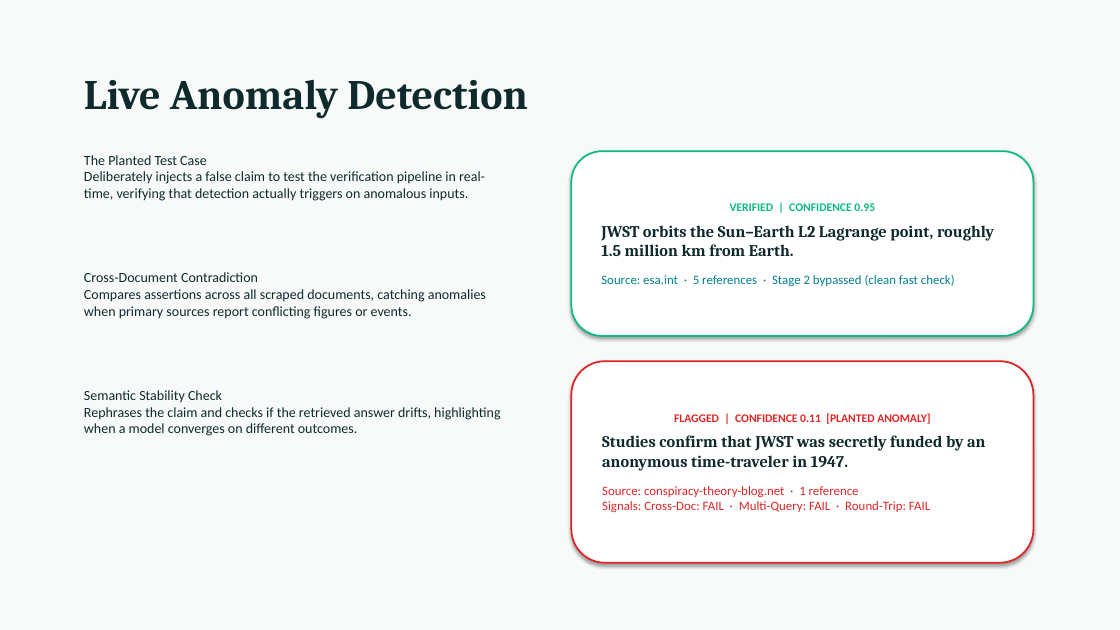
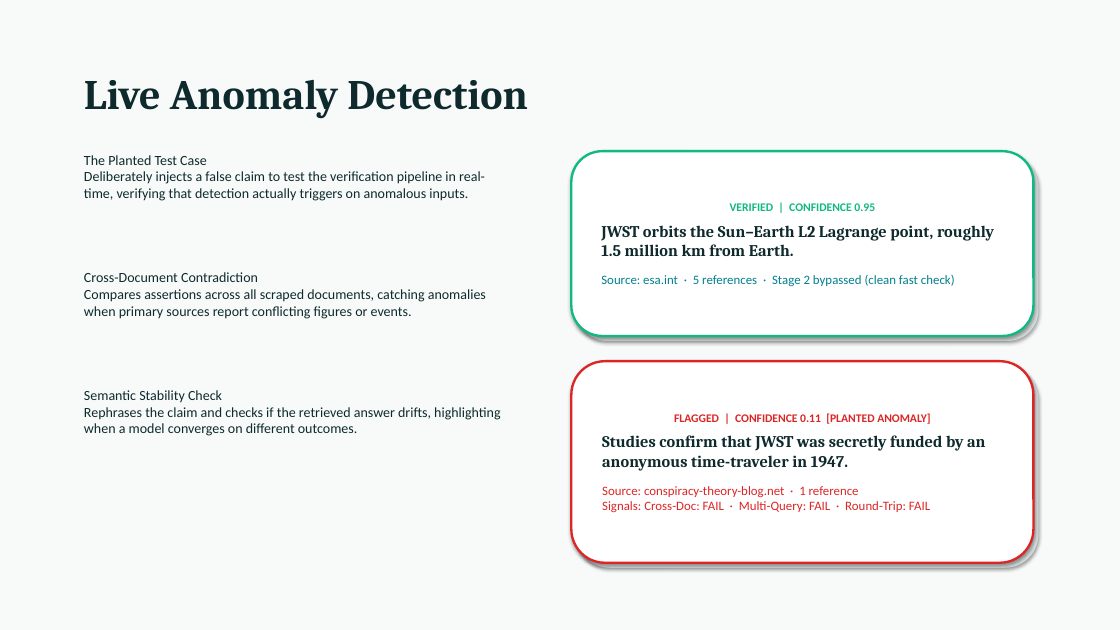
Before and after one commit to priya-patel-dev/innovahack, a slide deck: slide 5 of TrustLayer_Pitch_Deck.pptx. Drawn at 1120x630 pixels with LibreOffice and Linux fonts; fonts in the diff are those of the drawing. Boxes give left, top, right and bottom in pixels: in the first picture for what was removed or moved away, otherwise in the second. Text is boxed around its words. In the diff, an @@ line names an element or a change of style, - is before the commit and + after.

Commit message:
Update presentation styling with 3D design and higher text contrast

```diff
--- a/TrustLayer_Pitch_Deck.pptx
+++ b/TrustLayer_Pitch_Deck.pptx
@@ rounded rectangle "VERIFIED | CONFIDENCE 0.95" at [571,151,1033,336]: outline #10B981 1.5 pt to #10B981 2 pt @@
@@ rounded rectangle added at [576,156,1038,341], fill #D7DEDE @@
@@ rounded rectangle "FLAGGED | CONFIDENCE 0.11 [PLANTED ..." at [571,361,1033,563]: outline #DC2626 1.5 pt to #DC2626 2 pt @@
@@ rounded rectangle added at [576,366,1038,568], fill #D7DEDE @@
```
Also in this commit, not shown: 6 other slides changed, 7 other files.
